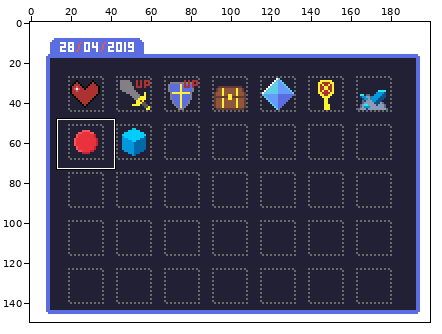
Two states of a sprite sheet, Daily/2019_04_28.png. The first picture is a wide view before the edit; the outline marks the close-up.
Close-up. The starting point:
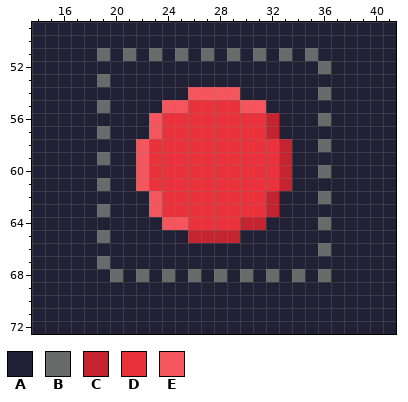
The file is 200x150 pixels. Colours within 5 levels of each other are drawn and written as one. Shown: x 14..41, y 49..72.
Palette (. is transparent): A #222034  B #696a6a  C #c42430  D #ea323c  E #f5555d
Pixels before, first column x 14:
49 AAAAAAAAAAAAAAAAAAAAAAAAAAAA
50 AAAAAAAAAAAAAAAAAAAAAAAAAAAA
51 AAAAABABABABABABABABABAAAAAA
52 AAAAAAAAAAAAAAAAAAAAAABAAAAA
53 AAAAABAAAAAAAAAAAAAAAAAAAAAA
54 AAAAAAAAAAAAEEEEAAAAAABAAAAA
55 AAAAABAAAAEEDDDDEEAAAAAAAAAA
56 AAAAAAAAAEDDDDDDDDCAAABAAAAA
57 AAAAABAAAEDDDDDDDDCAAAAAAAAA
58 AAAAAAAAEDDDDDDDDDDCAABAAAAA
59 AAAAABAAEDDDDDDDDDDCAAAAAAAA
60 AAAAAAAAEDDDDDDDDDDCAABAAAAA
61 AAAAABAAEDDDDDDDDDDCAAAAAAAA
62 AAAAAAAAAEDDDDDDDDCAAABAAAAA
63 AAAAABAAAEDDDDDDDDCAAAAAAAAA
64 AAAAAAAAAAEEDDDDCCAAAABAAAAA
65 AAAAABAAAAAACCCCAAAAAAAAAAAA
66 AAAAAAAAAAAAAAAAAAAAAABAAAAA
67 AAAAABAAAAAAAAAAAAAAAAAAAAAA
68 AAAAAABABABABABABABABABAAAAA
69 AAAAAAAAAAAAAAAAAAAAAAAAAAAA
70 AAAAAAAAAAAAAAAAAAAAAAAAAAAA
71 AAAAAAAAAAAAAAAAAAAAAAAAAAAA
72 AAAAAAAAAAAAAAAAAAAAAAAAAAAA
The result:
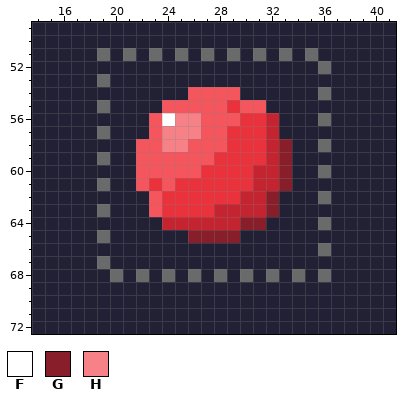
Colours new in this view: F #ffffff  G #891e2b  H #f68187
Difference:
Changed rows in their new state; - is an unchanged pixel.
first column x 23:
55 ---EEE-----
56 -FHHEEE----
57 -HHHEE-----
58 EHHEEE---CG
59 EEEEE----CG
60 EEEE----CCG
61 -E------CCG
62 -------CCG-
63 -----CCCCG-
64 -CCCCCCGG--
65 ---GGGG----
